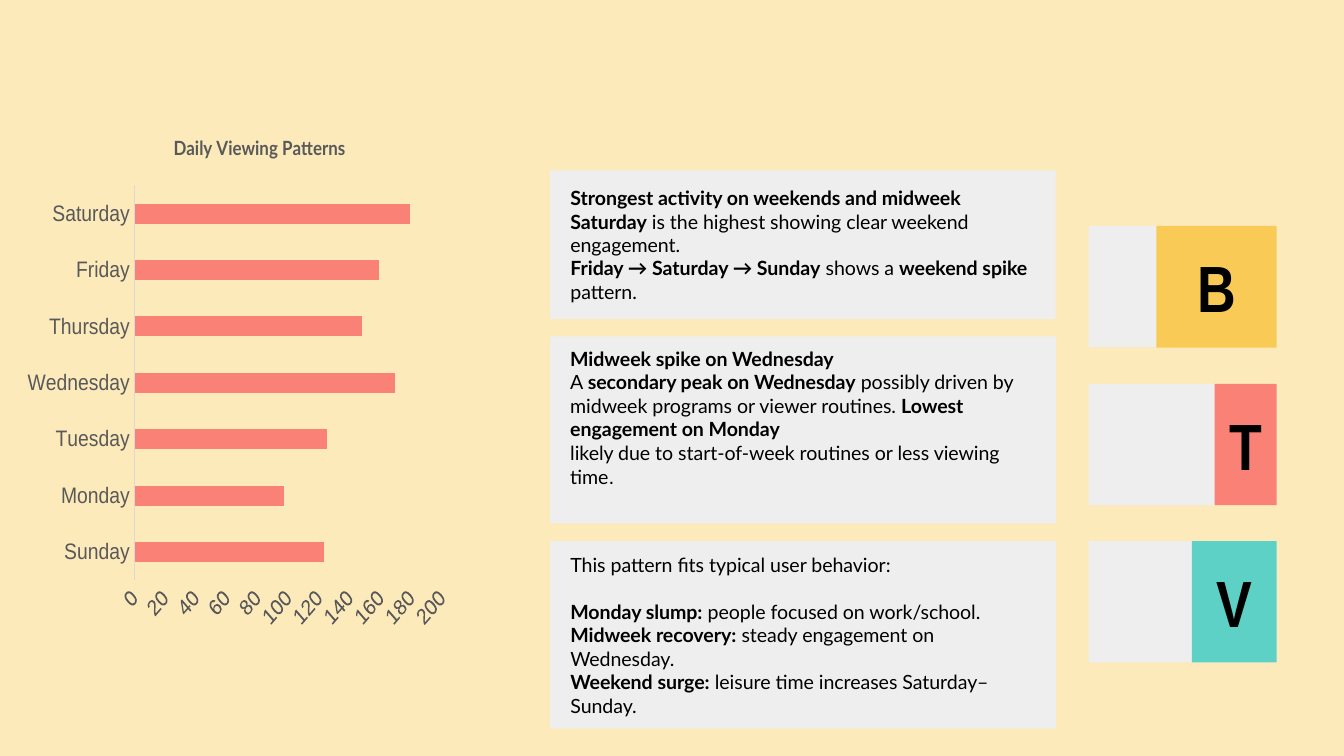
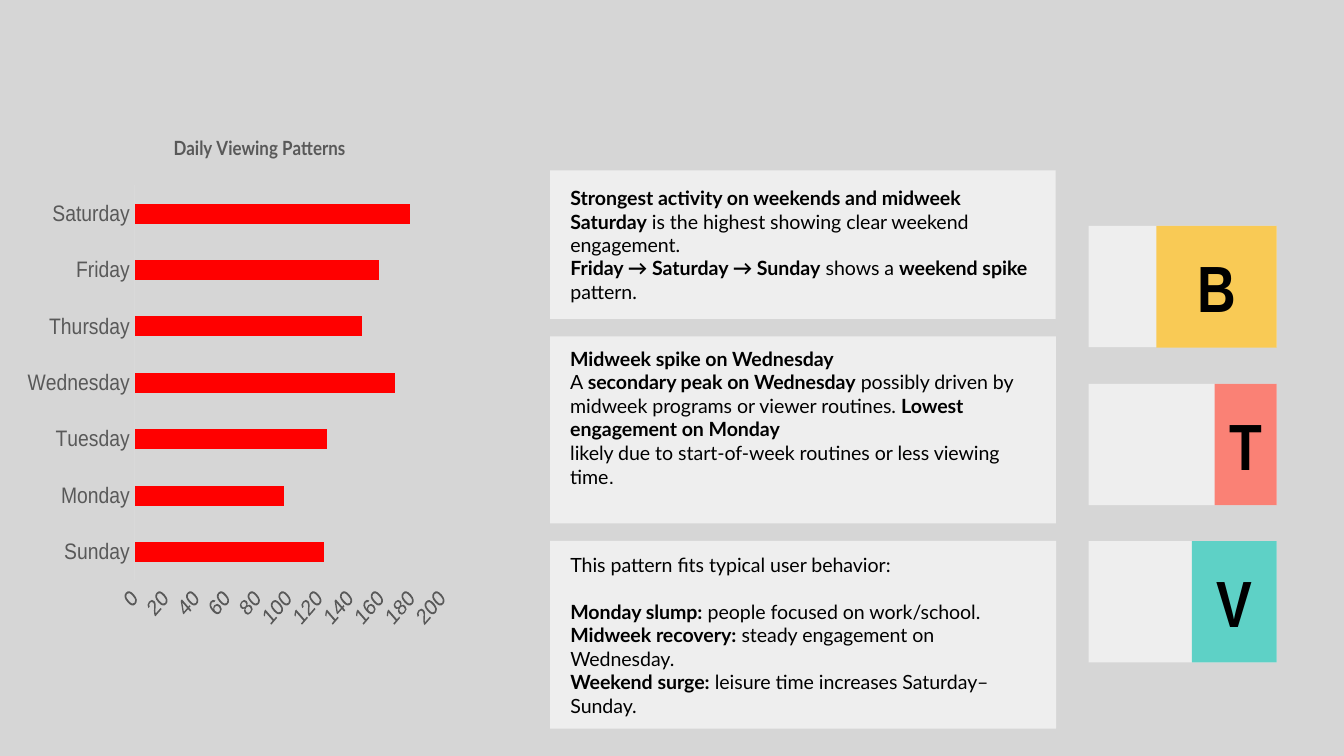
Before and after one commit to Lihle830/BTV-Subscriber-Base-Analysis, a slide deck: slide 7 of Presentation deck/Slides Presantation Btv.pptx. Drawn at 1344x756 pixels with LibreOffice and Linux fonts; fonts in the diff are those of the drawing. Boxes give left, top, right and bottom in pixels: in the first picture for what was removed or moved away, otherwise in the second. Text is boxed around its words. In the diff, an @@ line names an element or a change of style, - is before the commit and + after.

```diff
--- a/Presentation deck/Slides Presantation Btv.pptx
+++ b/Presentation deck/Slides Presantation Btv.pptx
@@ background #FDEABB to #D6D6D6 @@
@@ bar chart at [28, 112, 450, 698] @@
@@ colour of Series 1 #FA8175 to #FF0000 @@
```
Also in this commit, not shown: 10 other slides changed.
